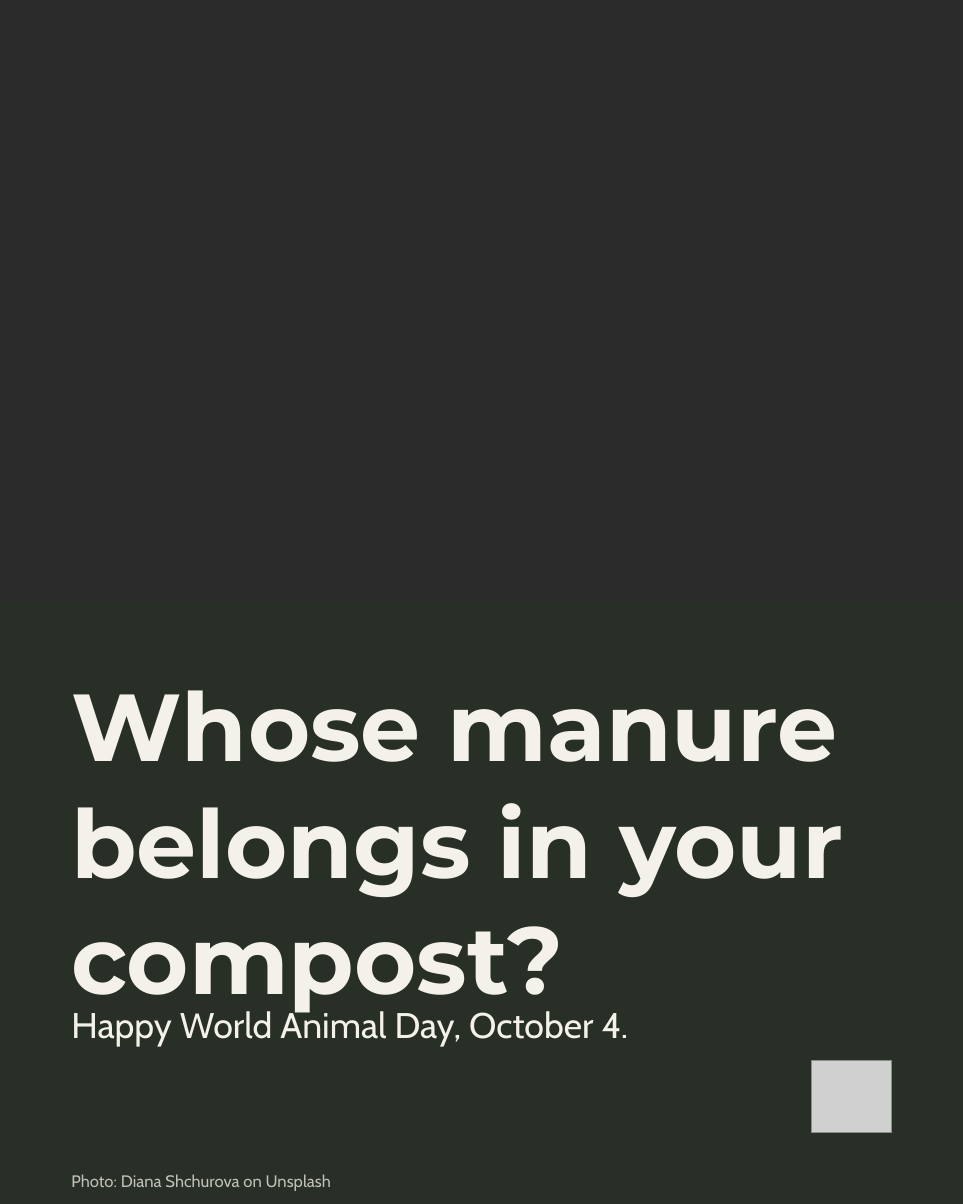
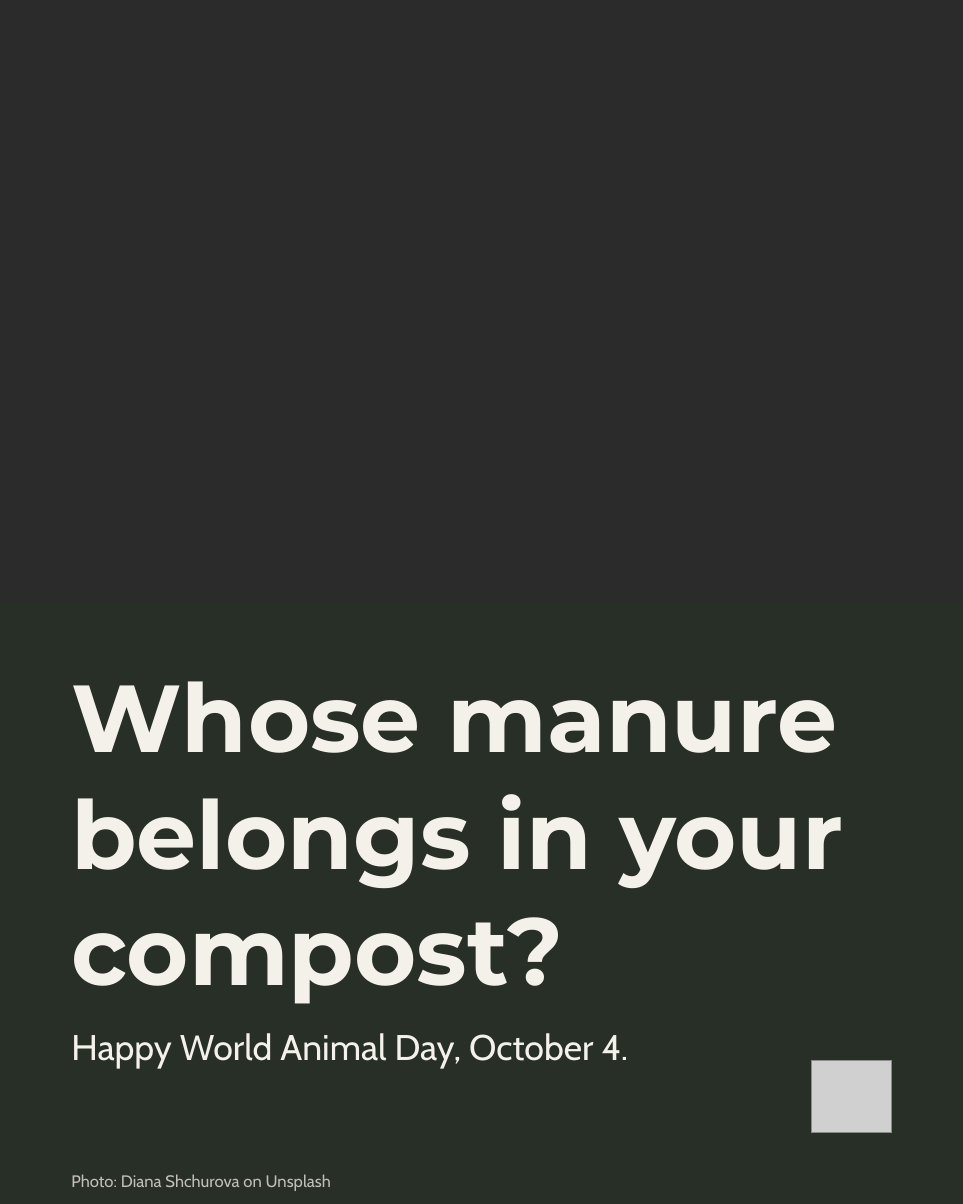
Before and after one commit to linneamoritznyc/SFW-SocialMedia, a slide deck: slide 1 of templates/posts/october/04-10-2026-sun-ig-world-animal-day-v2.pptx. Drawn at 963x1204 pixels with LibreOffice and Linux fonts; fonts in the diff are those of the drawing; grey boxes stand for pictures; background and template pictures are left out; a plain dark background stands for a picture behind light text. Boxes give left, top, right and bottom in pixels: in the first picture for what was removed or moved away, otherwise in the second. Text is boxed around its words. In the diff, an @@ line names an element or a change of style, - is before the commit and + after.

```diff
--- a/templates/posts/october/04-10-2026-sun-ig-world-animal-day-v2.pptx
+++ b/templates/posts/october/04-10-2026-sun-ig-world-animal-day-v2.pptx
@@ text "Whose manure belongs in your ...": place and size @@
-text "Whose manure belongs in your ..." at (71,690,843,1016)
+text "Whose manure belongs in your ..." at (71,681,843,1004)
@@ text "Happy World Animal Day, October ...": place and size @@
-text "Happy World Animal Day, October ..." at (71,1008,629,1046)
+text "Happy World Animal Day, October ..." at (71,1033,629,1069)
```
Also in this commit, not shown: 5 other slides changed, 3 slides added, 13 other files.
